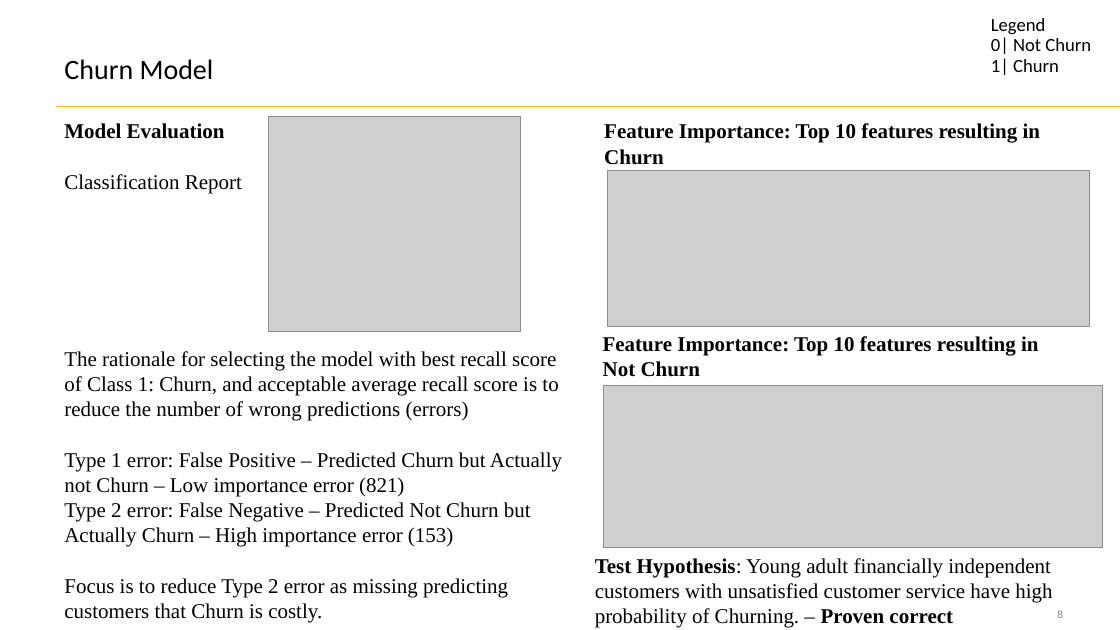
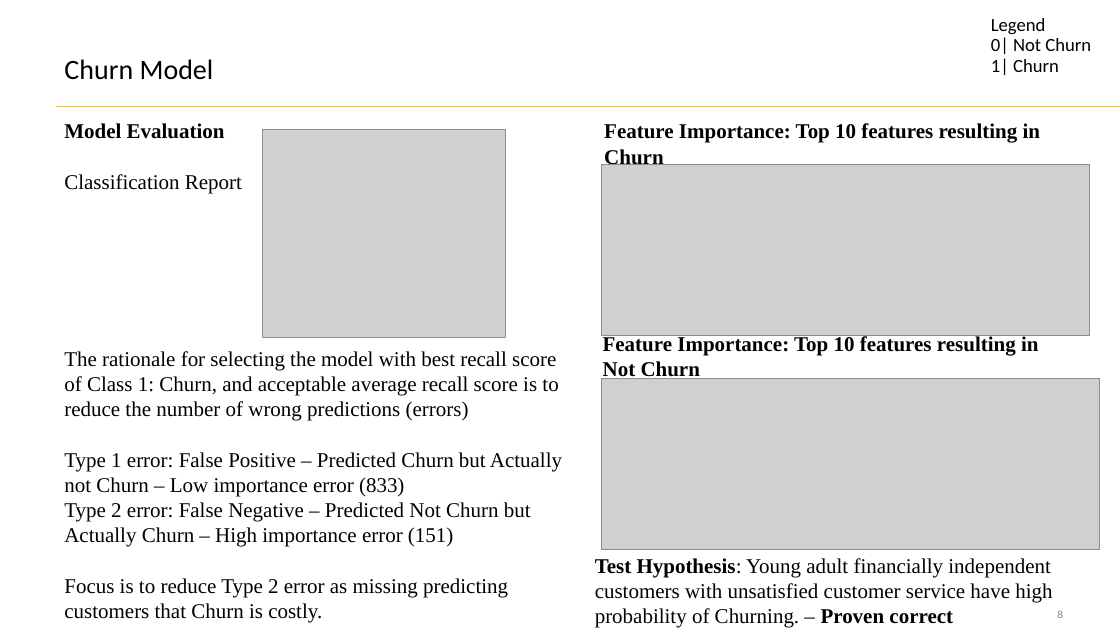
Before and after one commit to SahilM21/ChurnModelPresentation, a slide deck: slide 8 of Churn Model.pptx. Drawn at 1120x630 pixels with LibreOffice and Linux fonts; fonts in the diff are those of the drawing; grey boxes stand for pictures. Boxes give left, top, right and bottom in pixels: in the first picture for what was removed or moved away, otherwise in the second. Text is boxed around its words. In the diff, an @@ line names an element or a change of style, - is before the commit and + after.

```diff
--- a/Churn Model.pptx
+++ b/Churn Model.pptx
@@ picture: place and size @@
-picture at [268, 116, 520, 331]
+picture at [263, 129, 506, 337]
@@ picture: place and size @@
-picture at [607, 171, 1090, 326]
+picture at [602, 165, 1091, 335]
@@ picture: place and size @@
-picture at [604, 386, 1103, 548]
+picture at [602, 379, 1101, 549]
@@ text at [64, 452, 562, 547]: text changed @@
-Type 1 error: False Positive – Predicted Churn but Actually not Churn – Low importance error (821)
-Type 2 error: False Negative – Predicted Not Churn but Actually Churn – High importance error (153)
+Type 1 error: False Positive – Predicted Churn but Actually not Churn – Low importance error (833)
+Type 2 error: False Negative – Predicted Not Churn but Actually Churn – High importance error (151)
```
Also in this commit, not shown: 2 other slides changed, 2 other files.
